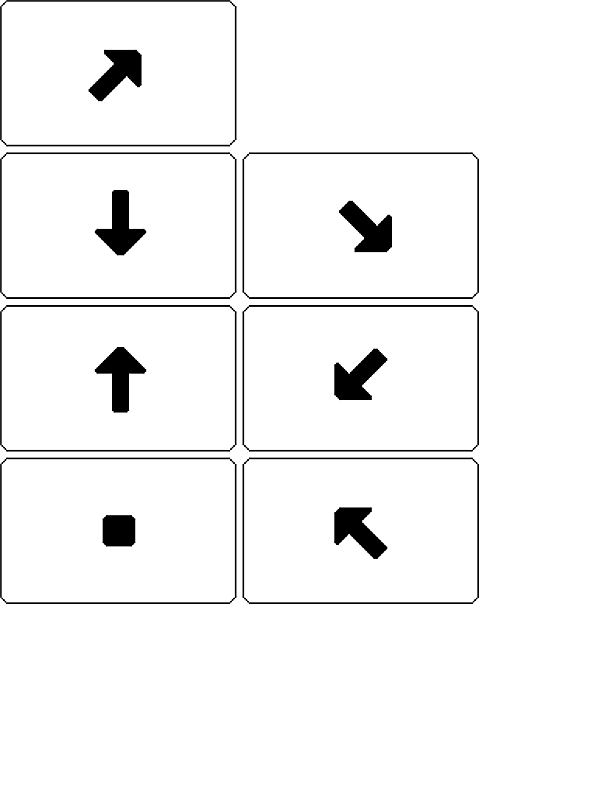
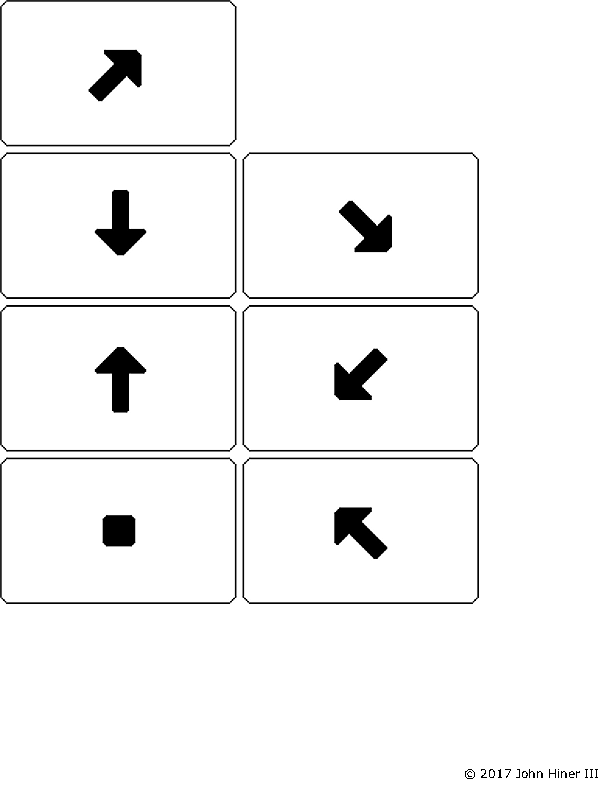
Layer changes from the first 612 × 792 image to the second:
added layer "Pasted Layer" above "Background" over bbox(465, 769, 598, 779)
